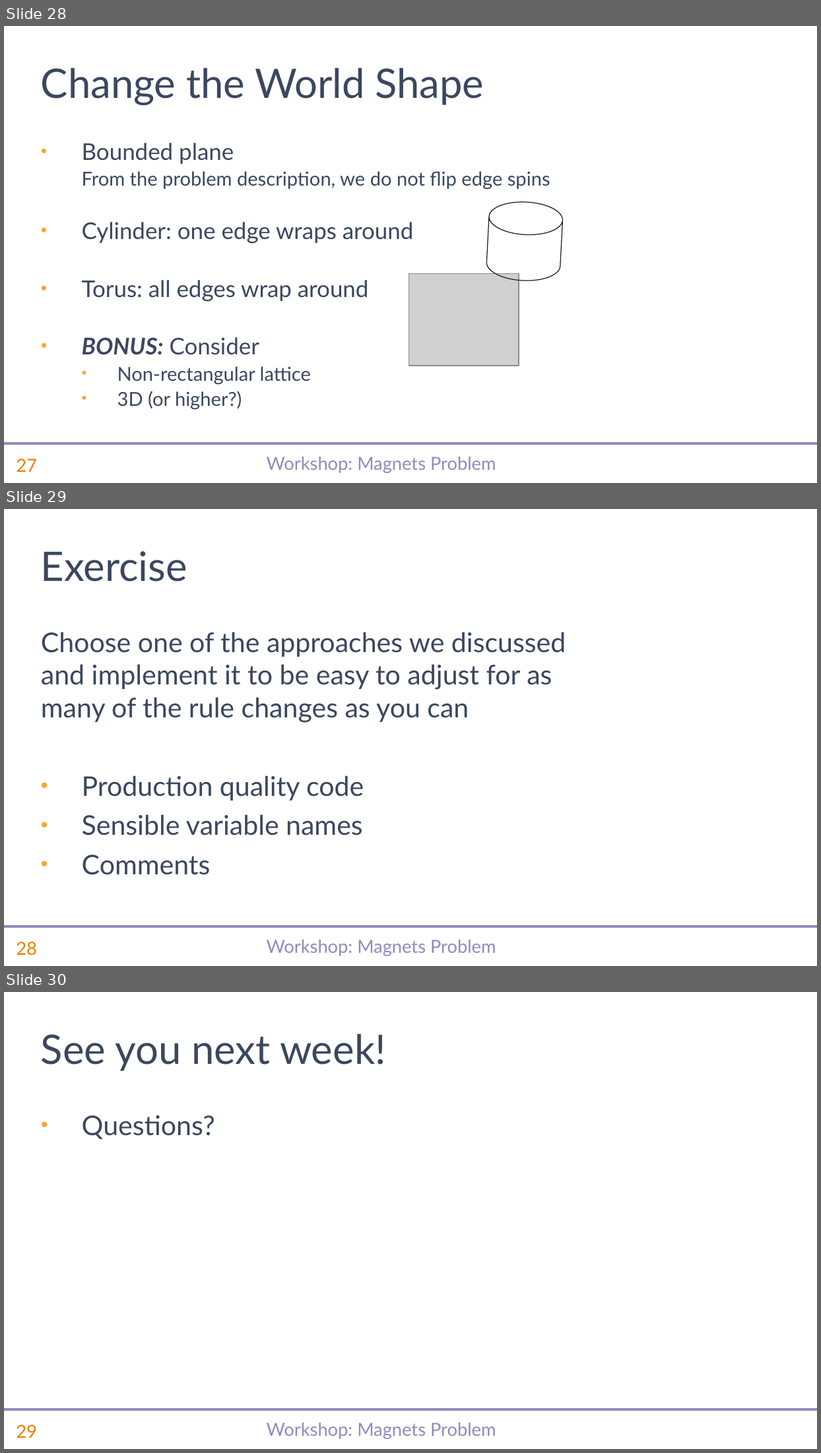
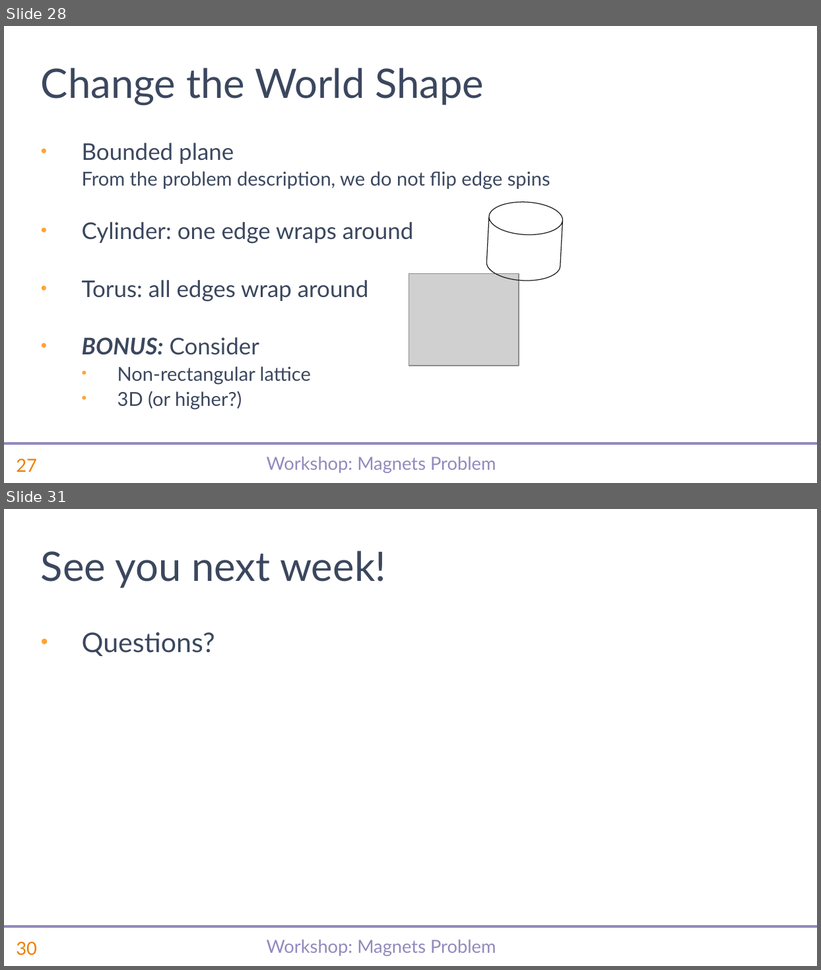
Before and after one commit to abrudz/SimCorp, a slide deck: magnets/slides.pptx. Shown one above the other, each under a label of ours: slides 28, 29 and 30 before the commit, slides 28 and 31 after it; the slides between them are not shown. The pictures are 821x1453 and 821x970 pixels, drawn with LibreOffice and Linux fonts; fonts in the diff are those of the drawing; grey boxes stand for pictures; background and template pictures are left out. Boxes give left, top, right and bottom in pixels: in the first picture for what was removed or moved away, otherwise in the second. Text is boxed around its words. In the diff, an @@ line names an element or a change of style, - is before the commit and + after.

Commit message:
make rules change exercise more specific

```diff
--- a/magnets/slides.pptx
+++ b/magnets/slides.pptx
@@ slide 29 removed at (4, 509, 817, 966), background #FFFFFF; not listed: 3 template elements that a slide beside it also shows @@
@@ title removed at (41, 551, 187, 582) @@
-Exercise
@@ text removed at (41, 632, 566, 875) @@
-Choose one of the approaches we discussed and implement it to be easy to adjust for as many of the rule changes as you can
-• Production quality code
-• Sensible variable names
-• Comments
@@ what was slide 30 is now slide 31 @@
@@ page number at (16, 942, 37, 956): text changed @@
-29
+30
```
Also in this commit, not shown: 2 slides added, 1 other file.
